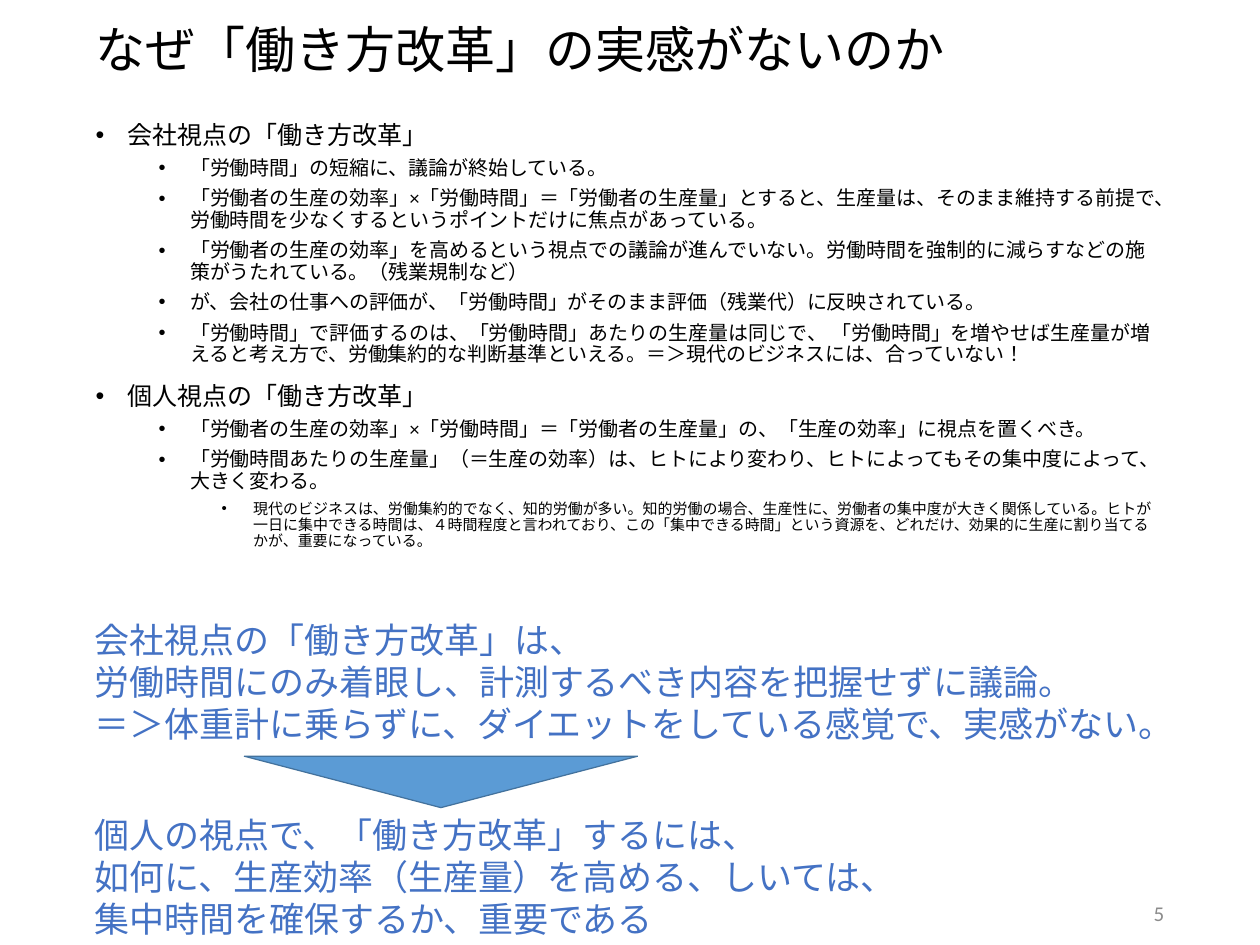
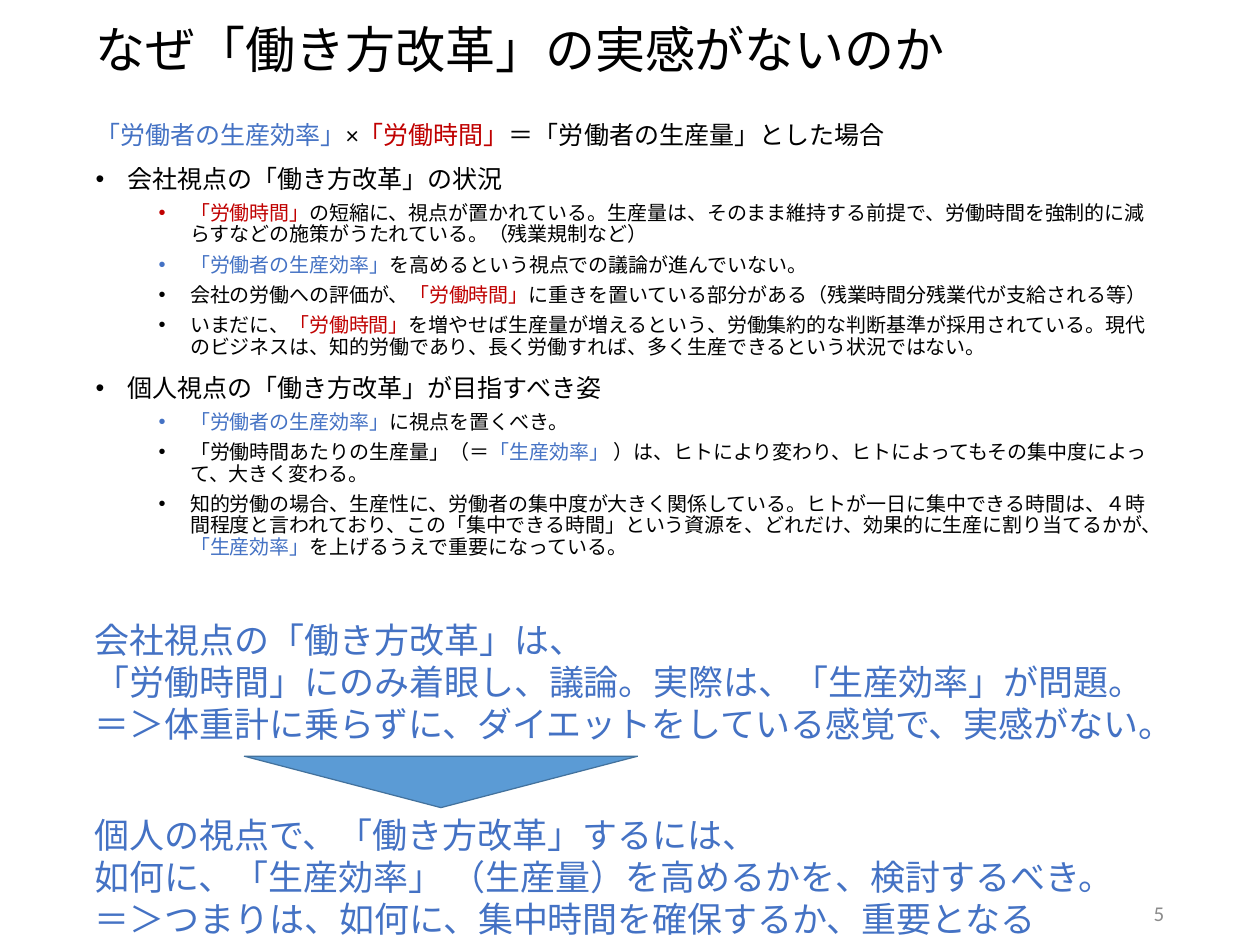
Before and after one commit to sakai-memoru/smartse19, a slide deck: slide 5 of _project_docs/SSE19_CD_PROP.pptx. Drawn at 1260x945 pixels with LibreOffice and Linux fonts; fonts in the diff are those of the drawing; background and template pictures are left out. Boxes give left, top, right and bottom in pixels: in the first picture for what was removed or moved away, otherwise in the second. Text is boxed around its words. In the diff, an @@ line names an element or a change of style, - is before the commit and + after.

```diff
--- a/_project_docs/SSE19_CD_PROP.pptx
+++ b/_project_docs/SSE19_CD_PROP.pptx
@@ text at [96, 122, 1162, 556]: text changed @@
-• 会社視点の「働き方改革」
-  • 「労働時間」の短縮に、議論が終始している。
-  • 「労働者の生産の効率」×「労働時間」＝「労働者の生産量」とすると、生産量は、そのまま維持する前提で、労働時間を少なくするというポイントだけに焦点があっている。
-  • 「労働者の生産の効率」を高めるという視点での議論が進んでいない。労働時間を強制的に減らすなどの施策がうたれている。（残業規制など）
-  • が、会社の仕事への評価が、「労働時間」がそのまま評価（残業代）に反映されている。
-  • 「労働時間」で評価するのは、「労働時間」あたりの生産量は同じで、 「労働時間」を増やせば生産量が増えると考え方で、労働集約的な判断基準といえる。＝＞現代のビジネスには、合っていない！
-• 個人視点の「働き方改革」
-  • 「労働者の生産の効率」×「労働時間」＝「労働者の生産量」の、「生産の効率」に視点を置くべき。
-  • 「労働時間あたりの生産量」（＝生産の効率）は、ヒトにより変わり、ヒトによってもその集中度によって、大きく変わる。
-    • 現代のビジネスは、労働集約的でなく、知的労働が多い。知的労働の場合、生産性に、労働者の集中度が大きく関係している。ヒトが一日に集中できる時間は、４時間程度と言われており、この「集中できる時間」という資源を、どれだけ、効果的に生産に割り当てるかが、重要になっている。
+「労働者の生産効率」×「労働時間」＝「労働者の生産量」とした場合
+• 会社視点の「働き方改革」の状況
+  • 「労働時間」の短縮に、視点が置かれている。生産量は、そのまま維持する前提で、労働時間を強制的に減らすなどの施策がうたれている。（残業規制など）
+  • 「労働者の生産効率」を高めるという視点での議論が進んでいない。
+  • 会社の労働への評価が、「労働時間」に重きを置いている部分がある（残業時間分残業代が支給される等）
+  • いまだに、「労働時間」を増やせば生産量が増えるという、労働集約的な判断基準が採用されている。現代のビジネスは、知的労働であり、長く労働すれば、多く生産できるという状況ではない。
+• 個人視点の「働き方改革」が目指すべき姿
+  • 「労働者の生産効率」に視点を置くべき。
+  • 「労働時間あたりの生産量」（＝「生産効率」 ）は、ヒトにより変わり、ヒトによってもその集中度によって、大きく変わる。
+  • 知的労働の場合、生産性に、労働者の集中度が大きく関係している。ヒトが一日に集中できる時間は、４時間程度と言われており、この「集中できる時間」という資源を、どれだけ、効果的に生産に割り当てるかが、 「生産効率」を上げるうえで重要になっている。
@@ text at [95, 665, 1144, 698]: text changed @@
-労働時間にのみ着眼し、計測するべき内容を把握せずに議論。
+「労働時間」にのみ着眼し、議論。実際は、「生産効率」が問題。
@@ text at [95, 860, 1113, 935]: text changed @@
-如何に、生産効率（生産量）を高める、しいては、
-集中時間を確保するか、重要である
+如何に、「生産効率」 （生産量）を高めるかを、検討するべき。
+＝＞つまりは、如何に、集中時間を確保するか、重要となる
```
Also in this commit, not shown: 2 other slides changed.
